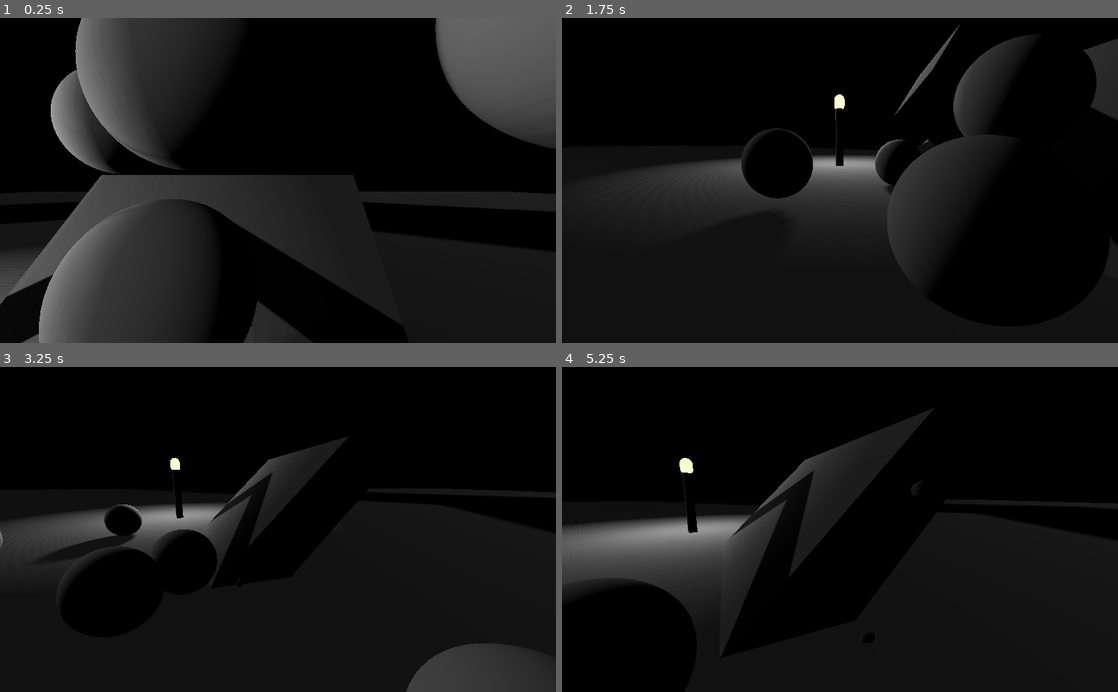
Above: before the commit, frames 1-4 (two rows, left to right).
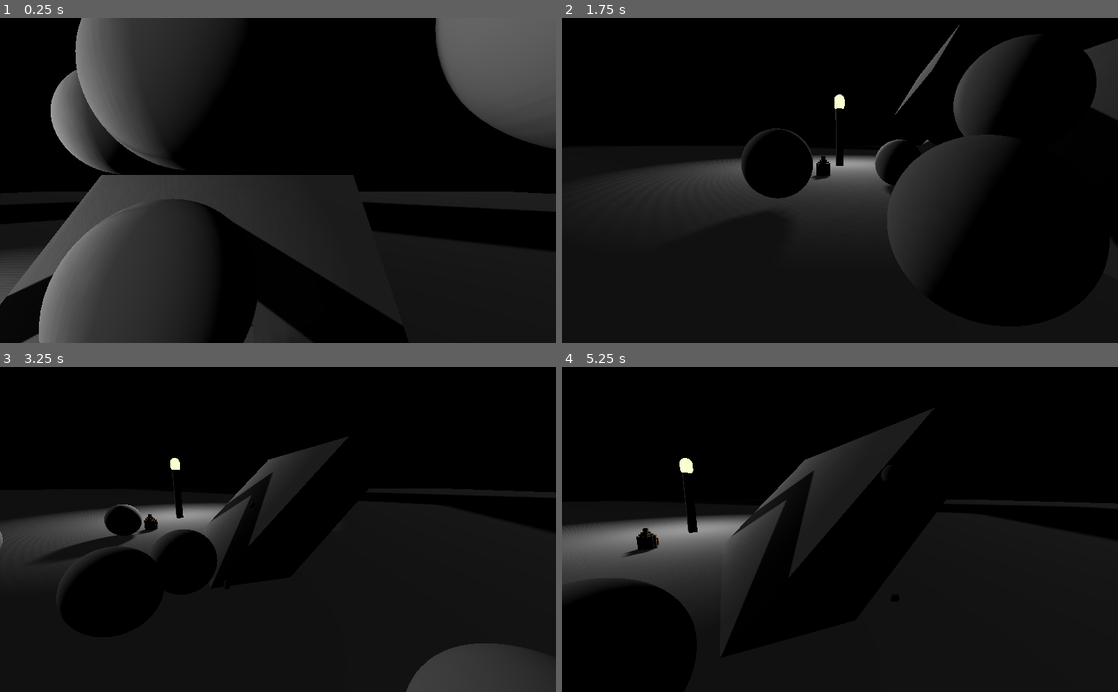
Above: after the commit, the same moments.

Repository: Gamepro5/Gamepro5s_Game
Game: Godot game, scene res://Level.tscn
The game is run twice, just before and just after one commit, with the same random seed, the same clock (stepped at 60 frames per second) and the same inputs.
Inputs (mouse positions are in pixels of both pictures, inside the frame that each line leads up to):
- Up to frame 1 (0.25 s): no input
- Up to frame 2 (1.75 s): move the mouse to (962, 164) at 0.52 s; hold D (move_right) 0.53-1.28 s; click (962, 164) at 0.6 s; tap Space (jump) at 0.77, 1.52 s; move the mouse to (812, 180) at 1.27 s; hold S (move_back) from 1.28 s (still down); tap W (move_front) at 1.35 s
- Up to frame 3 (3.25 s): move the mouse to (289, 523) at 2.02 s; release S (move_back) at 2.03 s; hold D (move_right) from 2.03 s (still down); tap F (toggle_flashlight) at 2.1 s; move the mouse to (272, 536) at 2.77 s; click (272, 536) at 2.85 s; tap Space (jump) at 3.02 s
- Up to frame 4 (5.25 s): move the mouse to (878, 532) at 3.52 s; release D (move_right) at 3.53 s; hold W (move_front) 3.53-4.28 s; hold A (move_left) 3.53-5.03 s; tap Space (jump) at 3.77, 4.52 s; move the mouse to (795, 526) at 4.27 s; tap F (toggle_flashlight) at 4.35 s; move the mouse to (845, 529) at 5.02 s; hold S (move_back) from 5.03 s (still down); click (845, 529) at 5.1 s

The runs differ from the first frame. In frame 2, 0.2% of the frame differs, in the area x 44-49%, y 42-50%; in frame 3, 0.1%; in frame 4, 0.3%, in the area x 11-65%, y 31-59%.

Commit message:
very bad art by me

Diff:
--- a/Gun/Gun.gd
+++ b/Gun/Gun.gd
@@ -7,12 +7,9 @@
 	b.add_collision_exception_with(weilder)
 	#weilder.camera.add_render_exeption();
 	get_tree().get_root().get_node("Level").add_child(b)
-	#print(to_global(weilder.get_node("Head").translation))
-	#print(weilder.get_node("Head").translation.y)
-	print(Vector3(weilder.translation.y,weilder.translation.y+1.925,weilder.translation.z))
+	print(weilder.global_transform.origin)
 	print(weilder.get_node("Head").global_transform.origin)
 	#print( to_global(weilder.get_node("Head").translation))
-	print(" ");
-	b.translation = to_global(weilder.get_node("Head").translation)#Vector3(weilder.translation.x, weilder.translation.y+1.925, weilder.translation.z) #1.925 is the y value of the head.
+	b.translation = weilder.get_node("Head").global_transform.origin#to_global(weilder.get_node("Head").translation)#Vector3(weilder.translation.x, weilder.translation.y+1.925, weilder.translation.z) #1.925 is the y value of the head.
 	b.rotation = weilder.get_node("Head").global_transform.basis.get_euler();
 	b.set_linear_velocity(weilder.get_node("Head").global_transform.basis.z*-25)
--- a/Level.tscn
+++ b/Level.tscn
@@ -1,10 +1,11 @@
-[gd_scene load_steps=19 format=2]
+[gd_scene load_steps=20 format=2]
 
 [ext_resource path="res://PlayerData/Player.tscn" type="PackedScene" id=1]
 [ext_resource path="res://PlayerData/Code/Player.gd" type="Script" id=2]
 [ext_resource path="res://LightPill.tscn" type="PackedScene" id=3]
 [ext_resource path="res://icon.png" type="Texture" id=4]
 [ext_resource path="res://LightPost.tscn" type="PackedScene" id=5]
+[ext_resource path="res://Meshes/undefined_mass/untitled.tscn" type="PackedScene" id=6]
 
 [sub_resource type="ProceduralSky" id=1]
 sky_top_color = Color( 0, 0, 0, 1 )
@@ -98,6 +99,7 @@
 shape = SubResource( 3 )
 
 [node name="MeshInstance" type="MeshInstance" parent="Box4"]
+transform = Transform( 1, -4.04633e-08, 0, -4.76271e-08, 1, -5.91812e-09, 0, -1.55172e-08, 1, 0, 0, 0 )
 mesh = SubResource( 6 )
 skin = SubResource( 5 )
 material/0 = null
@@ -161,3 +163,6 @@
 
 [node name="LightPost" parent="." instance=ExtResource( 5 )]
 transform = Transform( 1, 0, 0, 0, 1, 0, 0, 0, 1, -11.213, 0, 0 )
+
+[node name="Spatial" parent="." instance=ExtResource( 6 )]
+transform = Transform( 1, 0, 0, 0, 1, 0, 0, 0, 1, -6.23977, 0.898888, 1.55332 )
--- /dev/null
+++ b/Meshes/undefined_mass/untitled.tscn
@@ -0,0 +1,15 @@
+[gd_scene load_steps=4 format=2]
+
+[ext_resource path="res://Meshes/undefined_mass/untitled.obj" type="ArrayMesh" id=1]
+[ext_resource path="res://Meshes/undefined_mass/untitled.png" type="Texture" id=2]
+
+
+
+[sub_resource type="SpatialMaterial" id=1]
+albedo_texture = ExtResource( 2 )
+
+[node name="Spatial" type="Spatial"]
+
+[node name="untitled" type="MeshInstance" parent="."]
+mesh = ExtResource( 1 )
+material/0 = SubResource( 1 )
--- /dev/null
+++ b/PlayerData/Models/Foot/foot.tscn
@@ -0,0 +1,14 @@
+[gd_scene load_steps=4 format=2]
+
+[ext_resource path="res://PlayerData/Models/Foot/foot.obj" type="ArrayMesh" id=1]
+[ext_resource path="res://Meshes/undefined_mass/untitled.png" type="Texture" id=2]
+
+[sub_resource type="SpatialMaterial" id=1]
+albedo_texture = ExtResource( 2 )
+
+[node name="Spatial" type="Spatial"]
+
+[node name="foot" type="MeshInstance" parent="."]
+transform = Transform( -1.62921e-07, 0, -1, 0, 1, 0, 1, 0, -1.62921e-07, -0.4, 0, -0.3 )
+mesh = ExtResource( 1 )
+material/0 = SubResource( 1 )
--- /dev/null
+++ b/PlayerData/Models/torso/torso.tscn
@@ -0,0 +1,14 @@
+[gd_scene load_steps=4 format=2]
+
+[ext_resource path="res://PlayerData/Models/torso/torso.obj" type="ArrayMesh" id=1]
+[ext_resource path="res://PlayerData/Models/torso/torso.png" type="Texture" id=2]
+
+[sub_resource type="SpatialMaterial" id=1]
+albedo_texture = ExtResource( 2 )
+
+[node name="Spatial" type="Spatial"]
+
+[node name="torso" type="MeshInstance" parent="."]
+transform = Transform( -1.62921e-07, 0, 1, 0, 1, 0, -1, 0, -1.62921e-07, 0.1, 0, -0.479103 )
+mesh = ExtResource( 1 )
+material/0 = SubResource( 1 )
--- a/PlayerData/Player.tscn
+++ b/PlayerData/Player.tscn
@@ -1,21 +1,13 @@
 [gd_scene load_steps=5 format=2]
 
 [ext_resource path="res://Gun/Gun.tscn" type="PackedScene" id=1]
-[ext_resource path="res://PlayerData/Models/Itssimple/powerd_suit-1.obj" type="ArrayMesh" id=2]
-
-[sub_resource type="SpatialMaterial" id=1]
+[ext_resource path="res://PlayerData/Models/Foot/foot.tscn" type="PackedScene" id=2]
+[ext_resource path="res://PlayerData/Models/torso/torso.tscn" type="PackedScene" id=3]
 
 [sub_resource type="CapsuleShape" id=2]
 radius = 0.5
 
 [node name="KinematicBody" type="KinematicBody"]
-
-[node name="FinalBaseMesh" type="MeshInstance" parent="."]
-transform = Transform( -0.35, 0, -1.14044e-07, 0, 0.35, 0, 1.14044e-07, 0, -0.35, 0, 0, -0.519212 )
-layers = 2
-material_override = SubResource( 1 )
-mesh = ExtResource( 2 )
-material/0 = null
 
 [node name="CollisionShape" type="CollisionShape" parent="."]
 transform = Transform( 1, 0, 0, 0, -1.62921e-07, 1, 0, -1, -1.62921e-07, 0, 0.994928, 0 )
@@ -32,3 +24,12 @@
 
 [node name="Gun" parent="Head/Weapon" instance=ExtResource( 1 )]
 transform = Transform( 0.3, 0, 0, 0, 0.3, 0, 0, 0, 0.3, 0.450849, -0.743747, -0.194431 )
+
+[node name="torso" parent="." instance=ExtResource( 3 )]
+transform = Transform( 0.3, 0, 0, 0, 0.3, 0, 0, 0, 0.3, -0.0276465, 0.506174, 0 )
+
+[node name="foot" parent="." instance=ExtResource( 2 )]
+transform = Transform( 0.3, 0, 0, 0, 0.3, 0, 0, 0, 0.3, -0.348689, 0, 0 )
+
+[node name="foot2" parent="." instance=ExtResource( 2 )]
+transform = Transform( 0.3, 0, 0, 0, 0.3, 0, 0, 0, 0.3, 0.349, 0, 0 )
Not shown, added: Meshes/undefined_mass/untitled.obj
Not shown, added: Meshes/undefined_mass/untitled.obj.import
Binary file added: Meshes/undefined_mass/untitled.png
Not shown, added: Meshes/undefined_mass/untitled.png.import
Not shown, added: PlayerData/Models/Foot/foot.obj
Not shown, added: PlayerData/Models/Foot/foot.obj.import
Binary file added: PlayerData/Models/Foot/foot.png
Not shown, added: PlayerData/Models/Foot/foot.png.import
Not shown, added: PlayerData/Models/torso/torso.obj
Not shown, added: PlayerData/Models/torso/torso.obj.import
Binary file added: PlayerData/Models/torso/torso.png
Not shown, added: PlayerData/Models/torso/torso.png.import
(and 3 more such lines)
